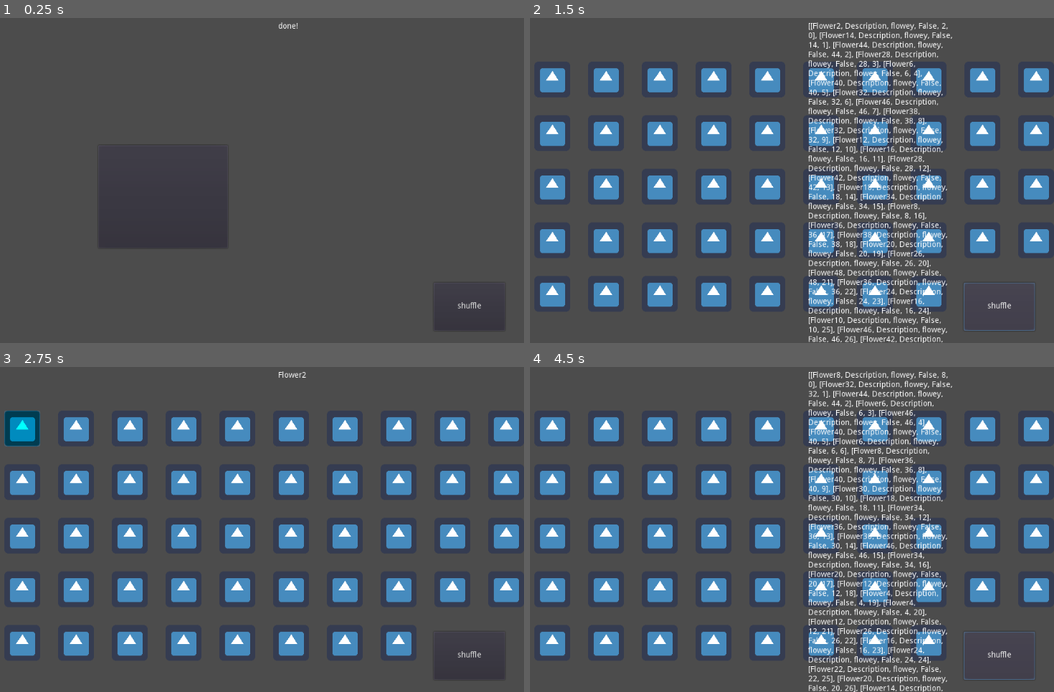
Above: before the commit, frames 1-4 (two rows, left to right).
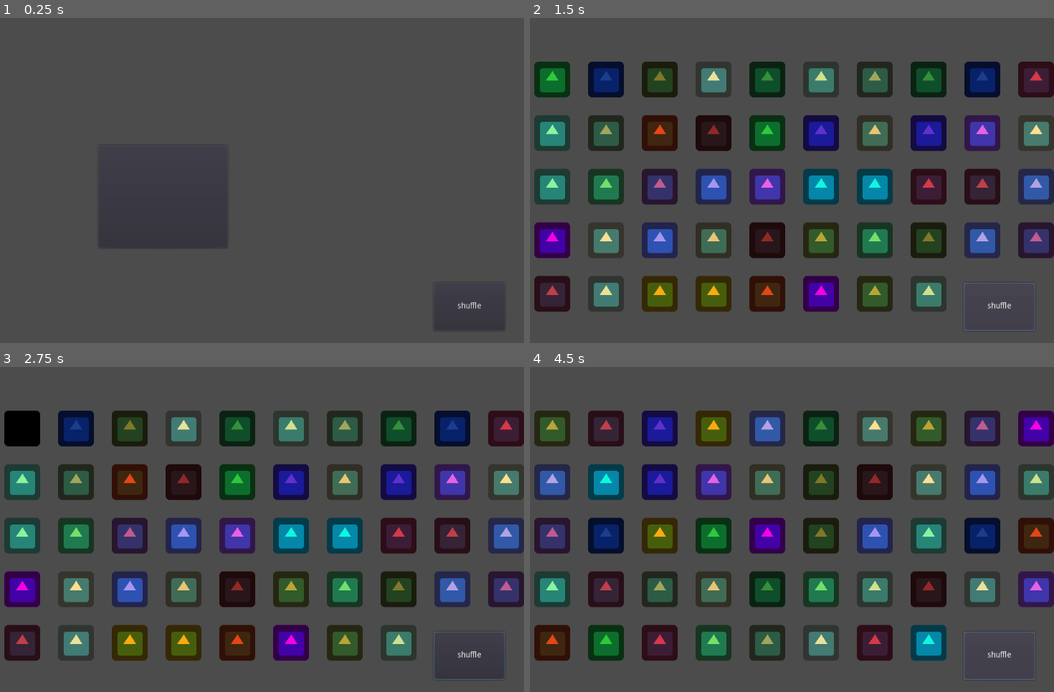
Above: after the commit, the same moments.

Repository: Nathan-R-Og/Amazing-Gamezing
Game: Godot game, scene res://Assets/Scenes/match/MatchGame.tscn
Same seed, same stepped clock (60 frames per second), same inputs: the game is played once before the commit and once after it. Before the commit the project starts from res://Scenes/MatchGame.tscn. The engine's default icon, where the game draws it, is replaced by a stand-in: a white triangle on a blue panel in a dark square.
Inputs (mouse positions are in pixels of both pictures, inside the frame that each line leads up to):
- Up to frame 1 (0.25 s): no input
- Up to frame 2 (1.5 s): click (692, 196) at 0.5 s; click "shuffle" at 1.25 s
- Up to frame 3 (2.75 s): click (20, 428) at 2.02 s
- Up to frame 4 (4.5 s): click "shuffle" at 2.75 s; click (550, 428) at 3.52 s; click "shuffle" at 4.25 s

The runs differ from the first frame. In frame 1, less than 0.1% of the frame differs, in the area x 53-57%, y 1-4%; in frame 2, 38%; in frame 3, 34%; in frame 4, 39%, in the area x 0-100%, y 1-100%.
Error before the commit: Attempt to call function 'queue_free' in base 'null instance' on a null instance. (res://MatchGame.gd:38)
Error after the commit: Attempt to call function 'get_node' in base 'previously freed instance' on a null instance. (res://Assets/Scenes/match/MatchGame.gd:58)

Commit message:
clean up clean up everybody do your share

Diff:
--- /dev/null
+++ b/Assets/Scenes/match/MatchGame.gd
@@ -0,0 +1,83 @@
+extends Node2D
+export var gridPx = Vector2()
+export var gridSpacing = Vector2()
+
+var selecting = false
+var selected = []
+
+var MATCH = []
+var img = []
+
+func _ready():
+	$Button.connect("pressed", self, "start")
+	$shuffle.connect("pressed", self, "shuffle")
+	print("ready!")
+	generate()
+
+func generate():
+	randomize()
+	var amount = 24
+	for i in amount:
+		img.append(Color(randf(), randf(), randf(), 1))
+		var template = {
+			"clicked": false, #whether or not the card has been clicked.
+			"myId": i, #the unique card id for processing
+			"matchId": i, #the matching id
+		}
+		MATCH.append(template)
+		template = template.duplicate(true) #deref
+		template.myId += 1
+		MATCH.append(template)
+	MATCH.shuffle()
+	print("done!")
+
+func render():
+	for child in $Tile.get_children():
+		$Tile.remove_child(child)
+		child.queue_free()
+
+	for tileIndex in MATCH.size():
+		var tileInstance = preload("TileInstance.tscn").instance()
+		var tileData = MATCH[tileIndex]
+		tileInstance.get_node("icon").frame = wrapi(tileData.matchId, 0, 0)
+		tileInstance.get_node("icon").self_modulate = img[tileData.matchId]
+		tileInstance.get_node("click").connect("input_event", self, "_tileClick", [tileData, tileInstance])
+		tileInstance.position = Vector2(tileIndex % int(gridPx.x), floor(tileIndex / gridPx.x)) * gridSpacing
+		$Tile.add_child(tileInstance)
+
+func _tileClick(vp, event:InputEvent, shape, tileData, node):
+	if !(event.is_action("click") and event.pressed): return
+	if !selecting:
+		print(str(tileData.matchId))
+		selecting = true
+		tileData.clicked = !tileData.clicked
+		selected = [tileData, node]
+		node.get_node("icon").modulate = Color.black
+	else:
+		node.get_node("icon").modulate = Color.white
+		selected[1].get_node("icon").modulate = Color.white
+		if tileData.matchId != selected[0].matchId:
+			#$WRONG.play()
+			print("WRONG")
+		elif tileData == selected[0]: print("thats the same one lol")
+		else:
+			#$Right.play()
+			print("thats right!")
+			MATCH.remove(MATCH.find(tileData))
+			MATCH.remove(MATCH.find(selected[0]))
+			node.queue_free()
+			selected[1].queue_free()
+			for resetID in MATCH.size(): MATCH[resetID].myId = resetID
+
+		selecting = false
+		selected = []
+
+func start():
+	$Button.queue_free()
+	shuffle()
+
+func shuffle():
+	MATCH.shuffle()
+	for resetID in MATCH.size(): MATCH[resetID].myId = resetID
+	render()
+	print(str(MATCH))
--- /dev/null
+++ b/Assets/Scenes/match/MatchGame.tscn
@@ -0,0 +1,30 @@
+[gd_scene load_steps=2 format=2]
+
+[ext_resource path="res://Assets/Scenes/match/MatchGame.gd" type="Script" id=1]
+
+[node name="MatchGame" type="Node2D"]
+script = ExtResource( 1 )
+gridPx = Vector2( 10, 10 )
+gridSpacing = Vector2( 96, 96 )
+
+[node name="Tile" type="Node2D" parent="."]
+position = Vector2( 128, 128 )
+
+[node name="Button" type="Button" parent="."]
+margin_left = 264.298
+margin_top = 245.611
+margin_right = 495.298
+margin_bottom = 429.611
+__meta__ = {
+"_edit_use_anchors_": false
+}
+
+[node name="shuffle" type="Button" parent="."]
+margin_left = 862.51
+margin_top = 492.449
+margin_right = 989.51
+margin_bottom = 578.449
+text = "shuffle"
+__meta__ = {
+"_edit_use_anchors_": false
+}
--- a/Assets/TileInstance.tscn
+++ b/Assets/Scenes/match/TileInstance.tscn
@@ -15,18 +15,16 @@
 "speed": 5.0
 } ]
 
+[sub_resource type="RectangleShape2D" id=2]
+extents = Vector2( 32, 32 )
+
 [node name="TileInstance" type="Node2D"]
 
 [node name="icon" type="AnimatedSprite" parent="."]
 frames = SubResource( 1 )
 animation = "flowey"
 
-[node name="Button" type="Button" parent="."]
-margin_left = -32.0
-margin_top = -32.0
-margin_right = 32.0
-margin_bottom = 32.0
-flat = true
-__meta__ = {
-"_edit_use_anchors_": false
-}
+[node name="click" type="Area2D" parent="."]
+
+[node name="CollisionShape2D" type="CollisionShape2D" parent="click"]
+shape = SubResource( 2 )
--- a/MatchGame.gd
+++ /dev/null
@@ -1,115 +0,0 @@
-extends Node2D
-export var gridWidth = 0
-export var gridSpacing = Vector2()
-
-var selecting = false
-var selected = ["", 0]
-
-
-var MATCH = [
-
-
-
-]
-
-func _ready():
-	$Label.text = "ready!"
-
-	silly()
-
-
-func silly():
-	var amount = 48
-	while amount > 0:
-		var uniqueId = amount
-		var templateID = amount - (amount % 2)
-		var templateName = "Flower" + String(templateID)
-		var templateDesc = "Description"
-		var templateIMG = "flowey"
-		var template = [templateName, templateDesc, templateIMG, false, templateID, uniqueId]
-		MATCH.append(template)
-		amount -= 1
-	MATCH.shuffle()
-	$Label.text = "done!"
-
-func render():
-	var delet = $Tile.get_child_count()
-	while delet > 0:
-		$Tile.get_child(delet).queue_free()
-		delet -= 1
-
-
-	var tileIndex = 0
-	while tileIndex < MATCH.size():
-		var tileInstance = preload("res://Assets/TileInstance.tscn").instance()
-		var tileData = MATCH[tileIndex]
-		var tileName = tileData[0]
-		var tileDesc = tileData[1]
-		var tileIMG = tileData[2]
-		tileInstance.get_node("icon").animation = tileIMG
-		tileInstance.get_node("Button").connect("pressed", self, "_tileClick", [tileIndex])
-
-		var tileMOD = Vector2()
-		tileMOD.x = tileData[5] % gridWidth
-		tileMOD.y = floor(tileData[5] / gridWidth)
-		tileMOD.x *= gridSpacing.x
-		tileMOD.y *= gridSpacing.y
-
-		tileInstance.position = tileMOD
-
-
-		$Tile.add_child(tileInstance)
-
-		tileIndex += 1
-
-
-func _tileClick(idx):
-	var tileData = MATCH[idx]
-	if selecting == false:
-		selecting = true
-		tileData[3] = !tileData[3]
-		selected[1] = idx
-		$Tile.get_child(idx).get_node("icon").modulate.r = 0
-		$Label.text = tileData[0]
-	elif selecting == true:
-		if tileData[4] != MATCH[selected[1]][4]:
-			$WRONG.play()
-			$Label.text = "WRONG"
-			$Tile.get_child(selected[1]).get_node("icon").modulate.r = 1
-		elif idx == selected[1]:
-			$Label.text = "thats the same one lol"
-			$Tile.get_child(selected[1]).get_node("icon").modulate.r = 1
-		if tileData[4] == MATCH[selected[1]][4] and idx != selected[1]:
-			$Right.play()
-			$Label.text = "thats right!"
-			var which = 0
-			var one = 0
-			if idx > selected[1]:
-				which = idx
-				one = selected[1]
-			elif selected[1] > idx:
-				which = selected[1]
-				one = idx
-			$Tile.get_child(which).queue_free()
-			MATCH.remove(which)
-			$Tile.get_child(one).queue_free()
-			MATCH.remove(one)
-		selecting = false
-		selected = ["", 0]
-
-
-
-func _on_Button_pressed():
-	$Button.queue_free()
-	_on_shuffle_pressed()
-
-
-
-func _on_shuffle_pressed():
-	MATCH.shuffle()
-	var resetID = 0
-	while resetID < MATCH.size():
-		MATCH[resetID][5] = resetID
-		resetID += 1
-	render()
-	$Label.text = String(MATCH)
--- a/Scenes/MatchGame.tscn
+++ /dev/null
@@ -1,78 +0,0 @@
-[gd_scene load_steps=2 format=2]
-
-[ext_resource path="res://MatchGame.gd" type="Script" id=2]
-
-[node name="MatchGame" type="Node2D"]
-script = ExtResource( 2 )
-gridWidth = 10
-gridSpacing = Vector2( 96, 96 )
-
-[node name="debug" type="Control" parent="."]
-margin_right = 40.0
-margin_bottom = 40.0
-__meta__ = {
-"_edit_use_anchors_": false
-}
-
-[node name="Label" type="Label" parent="debug"]
-margin_left = 34.0
-margin_top = 43.0
-margin_right = 74.0
-margin_bottom = 57.0
-__meta__ = {
-"_edit_use_anchors_": false
-}
-
-[node name="Label2" type="Label" parent="debug"]
-margin_left = 38.0
-margin_top = 65.0
-margin_right = 78.0
-margin_bottom = 79.0
-
-[node name="Tile" type="Node2D" parent="."]
-position = Vector2( 128, 128 )
-
-[node name="Label" type="Label" parent="."]
-margin_left = 585.144
-margin_top = 26.3484
-margin_right = 845.144
-margin_bottom = 184.348
-autowrap = true
-__meta__ = {
-"_edit_use_anchors_": false
-}
-
-[node name="Button" type="Button" parent="."]
-margin_left = 264.298
-margin_top = 245.611
-margin_right = 495.298
-margin_bottom = 429.611
-__meta__ = {
-"_edit_use_anchors_": false
-}
-
-[node name="shuffle" type="Button" parent="."]
-margin_left = 862.51
-margin_top = 492.449
-margin_right = 989.51
-margin_bottom = 578.449
-text = "shuffle"
-__meta__ = {
-"_edit_use_anchors_": false
-}
-
-[node name="WRONG" type="AudioStreamPlayer" parent="."]
-
-[node name="Right" type="AudioStreamPlayer" parent="."]
-
-[node name="points" type="Label" parent="."]
-margin_left = 367.0
-margin_top = 36.0
-margin_right = 692.0
-margin_bottom = 69.0
-__meta__ = {
-"_edit_use_anchors_": false
-}
-
-[connection signal="pressed" from="Button" to="." method="_on_Button_pressed"]
-[connection signal="pressed" from="shuffle" to="." method="_on_shuffle_pressed"]
--- a/project.godot
+++ b/project.godot
@@ -11,8 +11,16 @@
 [application]
 
 config/name="Match game"
-run/main_scene="res://Scenes/MatchGame.tscn"
+run/main_scene="res://Assets/Scenes/match/MatchGame.tscn"
 config/icon="res://icon.png"
+
+[input]
+
+click={
+"deadzone": 0.5,
+"events": [ Object(InputEventMouseButton,"resource_local_to_scene":false,"resource_name":"","device":0,"alt":false,"shift":false,"control":false,"meta":false,"command":false,"button_mask":0,"position":Vector2( 0, 0 ),"global_position":Vector2( 0, 0 ),"factor":1.0,"button_index":1,"pressed":false,"doubleclick":false,"script":null)
+ ]
+}
 
 [physics]
 
Not shown: 1 places in Assets/Scenes/match/TileInstance.tscn that only renumber resources
Not shown, added: Assets/Scenes/match/MatchGame.tscn.depren
